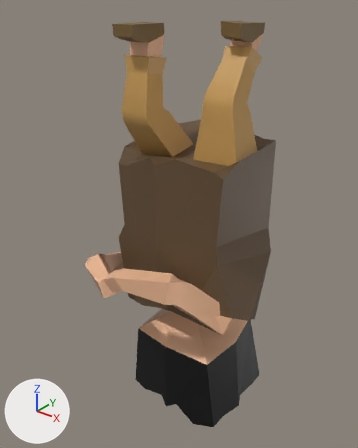
The FBX model The Infinite Labyrinth/Assets/Models/Player/player2.fbx as it was, and as the next commit left it.
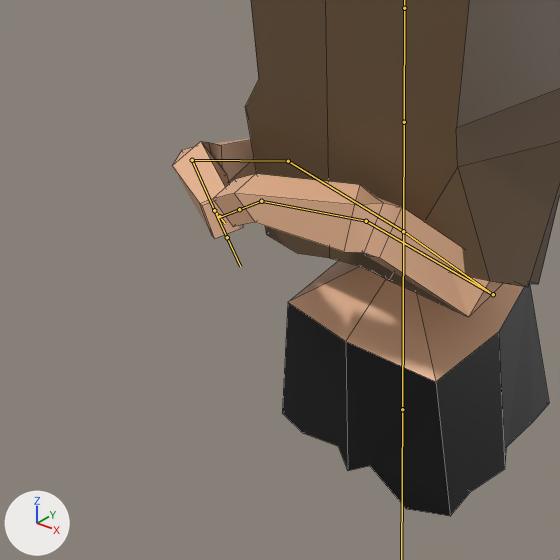
Old and new are each drawn whole from a 50 mm camera at (4.7, -6.22, 0.51) aimed at (-0.12, -0.18, -3.24) and again close up on the part from 1% to 74% of the width and 42% to 100% of the height. Arrows for +X, +Y and +Z are at lower left; the lights stay in place. Both versions are drawn at frame 1 of the action 'Szkielet|KostkaAction'; the numbers are the values there. The bones that bend it are drawn over the model as lines in the close-ups. The close-ups show mesh edges as thin lines.

Objects in the first close-up: 'Kostka'.
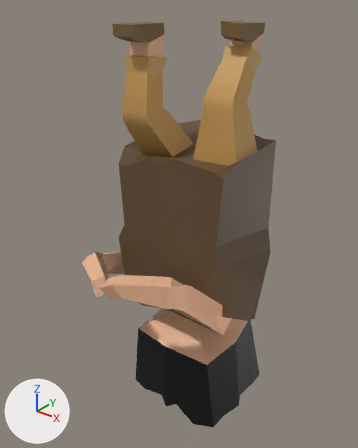
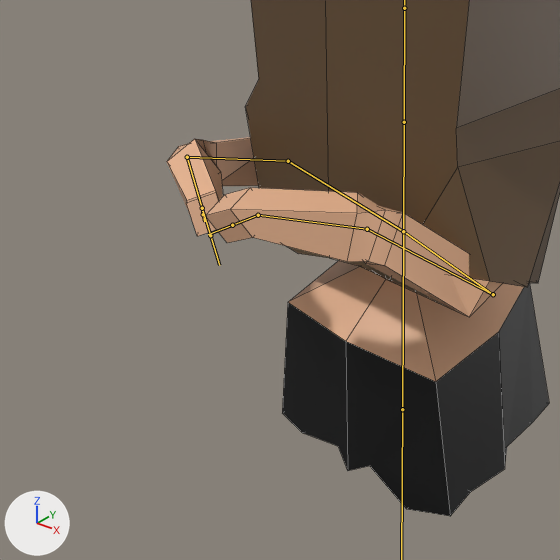
What differs and where, as boxes [x1, y1, x2, y2] in the close-ups (560 x 560 px):
'Kostka', posed: before [172, 0, 560, 516]; after [167, 0, 560, 516]
bone 'UpperArm.L', root to tip: before (288, 161) to (192, 160); after (288, 161) to (187, 157)
bone 'UpperArm.R', root to tip: before (493, 294) to (366, 221); after (493, 294) to (367, 229)

The change in detail:
Bone 'UpperArm.L' (bone_upperarm_l) turns from (59, 9, -88) to (58, 5, -88) degrees about its own x, y and z.
Bone 'UpperArm.R' (bone_upperarm_r) turns from (71, -12, 128) to (74, -7, 131) degrees about its own x, y and z.
